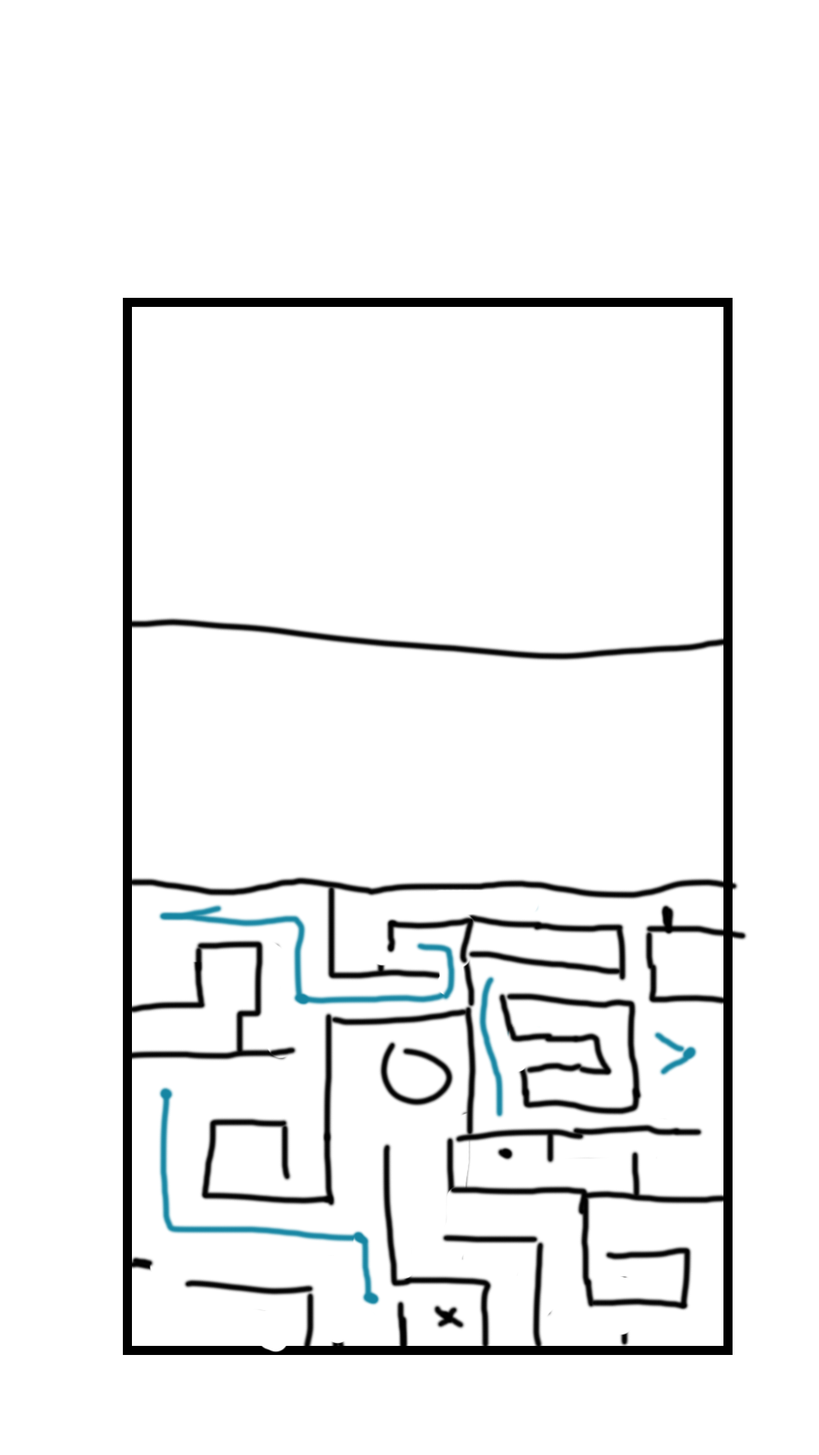
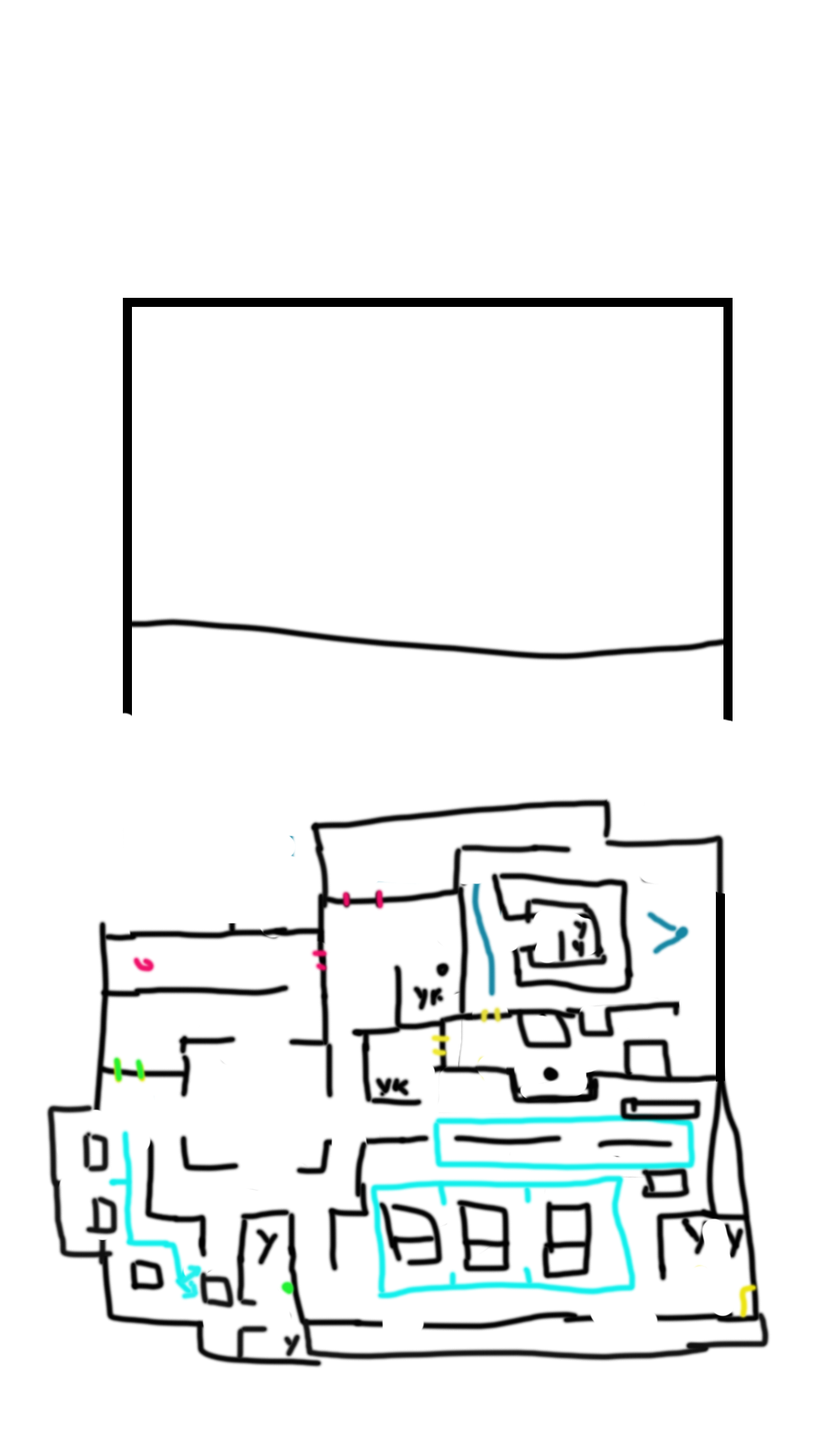
Revision of a layered 819×1455 image; what changed, layer by layer:
painted on "Прямоугольник 1" over [44, 712, 771, 1369]
